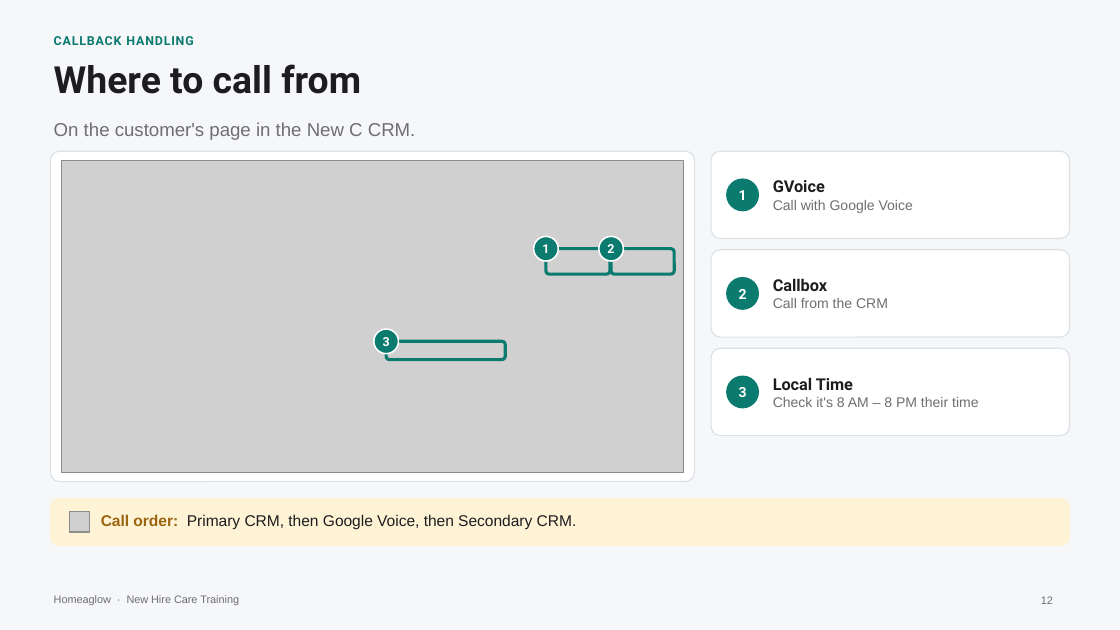
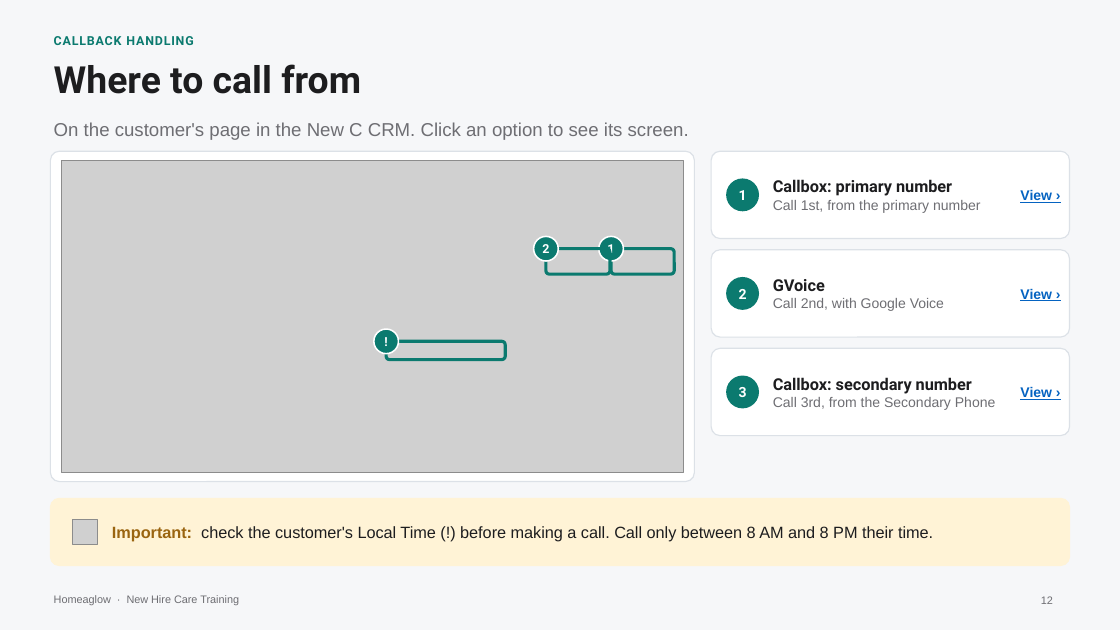
Before and after one commit to anjulimichelle/training, a slide deck: slide 12 of platform-mechanics/platform-operating-mechanics.pptx. Drawn at 1120x630 pixels with LibreOffice and Linux fonts; fonts in the diff are those of the drawing; grey boxes stand for pictures. Boxes give left, top, right and bottom in pixels: in the first picture for what was removed or moved away, otherwise in the second. Text is boxed around its words. In the diff, an @@ line names an element or a change of style, - is before the commit and + after.

```diff
--- a/platform-mechanics/platform-operating-mechanics.pptx
+++ b/platform-mechanics/platform-operating-mechanics.pptx
@@ text at [54,122,689,140]: text changed @@
-On the customer's page in the New C CRM.
+On the customer's page in the New C CRM. Click an option to see its screen.
@@ text at [773,179,980,213]: text changed @@
-GVoice
-Call with Google Voice
+Callbox: primary number
+Call 1st, from the primary number
@@ text added at [1020,190,1052,203], 9 pt, text #0563C1, bold, underline @@
+View ›
@@ text "2": place and size @@
-text "2" at [607,244,614,253]
+text "2" at [542,244,549,253]
@@ text "1": place and size @@
-text "1" at [542,244,549,253]
+text "1" at [607,244,614,253]
@@ text at [773,279,944,311]: text changed @@
-Callbox
-Call from the CRM
+GVoice
+Call 2nd, with Google Voice
@@ text added at [1020,289,1052,301], 9 pt, text #0563C1, bold, underline @@
+View ›
@@ text at [383,337,390,346]: text changed @@
-3
+!
@@ text at [773,377,995,410]: text changed @@
-Local Time
-Check it's 8 AM – 8 PM their time
+Callbox: secondary number
+Call 3rd, from the Secondary Phone
@@ text added at [1020,387,1052,400], 9 pt, text #0563C1, bold, underline @@
+View ›
@@ rounded rectangle: place and size @@
-rounded rectangle at [50,498,1070,545]
+rounded rectangle at [50,498,1070,566]
@@ rounded rectangle at [50,498,1070,566]: proportions changed @@
@@ picture removed at [69,512,90,532] @@
@@ picture added at [73,520,97,544] @@
@@ text removed at [101,514,577,529] @@
-Call order: Primary CRM, then Google Voice, then Secondary CRM.
@@ text added at [112,526,933,542], 10.5 pt, text #1D1D1F @@
+Important: check the customer's Local Time (!) before making a call. Call only between 8 AM and 8 PM their time.
```
Also in this commit, not shown: 3 slides added, 5 other files.
